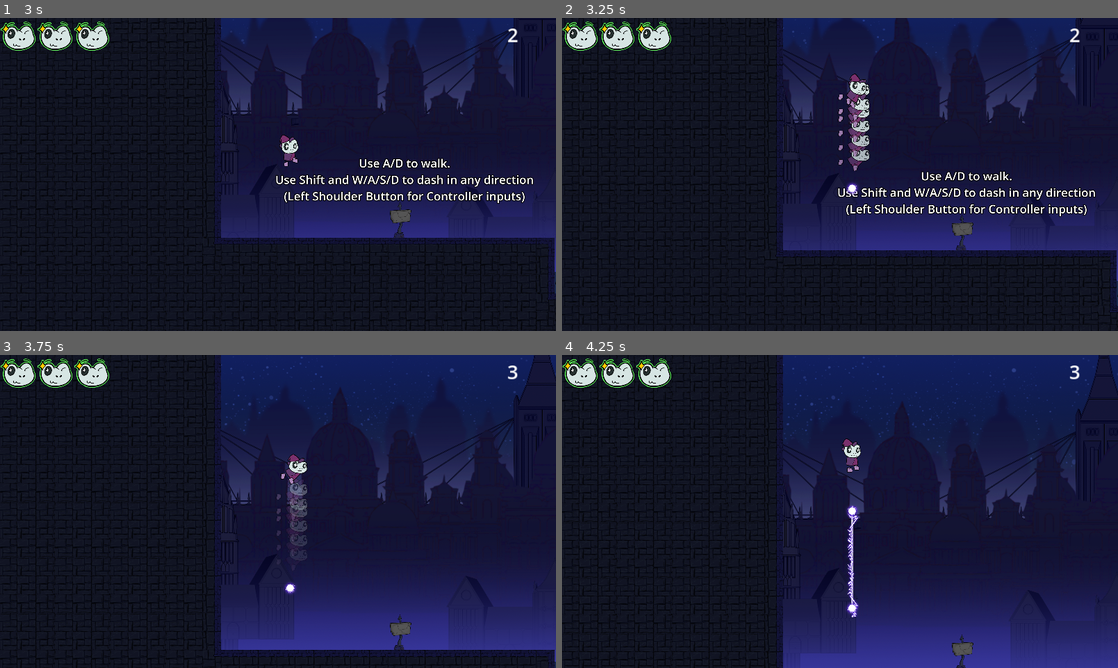
Above: before the commit, frames 1-4 (two rows, left to right).
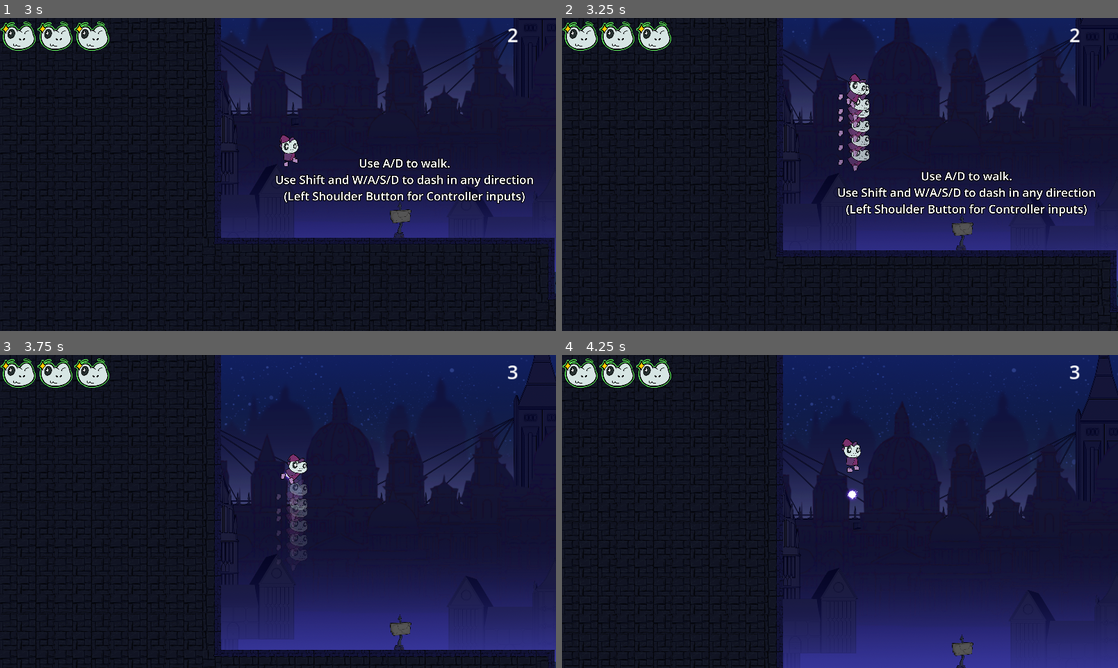
Above: after the commit, the same moments.

Repository: DerBrotDoktor/Frogoth
Game: Godot game, scene res://scenes/main/main.tscn
The game is run twice, just before and just after one commit, with the same random seed, the same clock (stepped at 60 frames per second) and the same inputs.
Inputs:
- Up to frame 1 (3 s): click "Start" at 0.5 s; hold W (up) from 1.28 s (still down); tap Shift (dash) at 1.35, 2.1 s; tap Space (jump) at 1.52, 2.27 s; tap F (discrad_shape) at 2.85 s
- Up to frame 2 (3.25 s): keep holding W (up); tap Shift (dash) at 3.05 s
- Up to frame 3 (3.75 s): keep holding W (up); tap Shift (dash) at 3.6 s
- Up to frame 4 (4.25 s): keep holding W (up); tap Space (jump) at 3.77 s

Frame 1 is identical in both runs. In frame 2, less than 0.1% of the frame differs, in the area x 51-54%, y 52-57%; in frame 3, less than 0.1%; in frame 4, 0.5%, in the area x 51-54%, y 42-84%.

Commit message:
Added: screen shake on player death

Diff:
--- a/scenes/player/player.gd
+++ b/scenes/player/player.gd
@@ -215,7 +215,6 @@
 	velocity = Vector2(input_x * 3000.0, input_y * 3000.0)
 	dash_direction = Vector2(input_x, input_y).normalized()
 	can_move = false
-	try_place_orb()
 	play_animation("dash")
 	$DashTimer.start()
 	$GhostTimer.start()
@@ -237,7 +236,7 @@
 func _on_dash_delay_timeout():
 	$DashCooldown.start()
 	can_move = true
-	#try_place_orb()
+	try_place_orb()
 
 func take_damage(damage):
 	if current_health > 1:
@@ -248,6 +247,7 @@
 		current_health -= damage
 		$"../Canvas/UserInterface".set_health(current_health)
 	else:
+		$Camera.shake()
 		$"../Canvas/UserInterface".set_health(0)
 		die()
 
